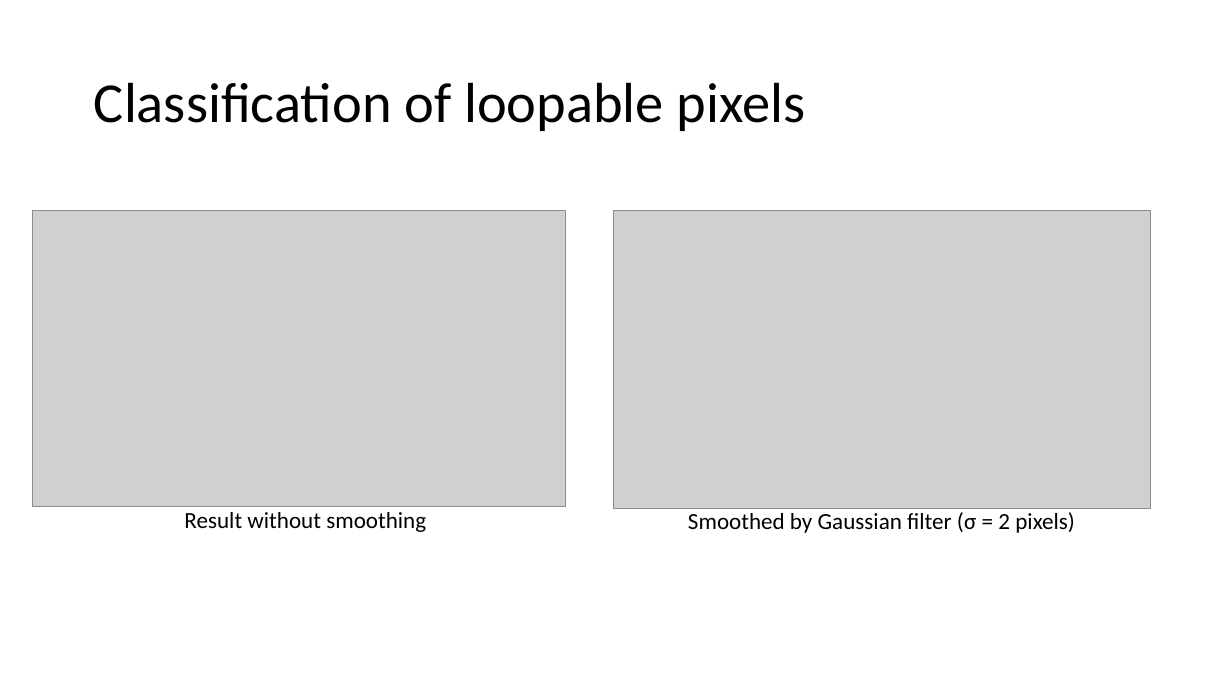
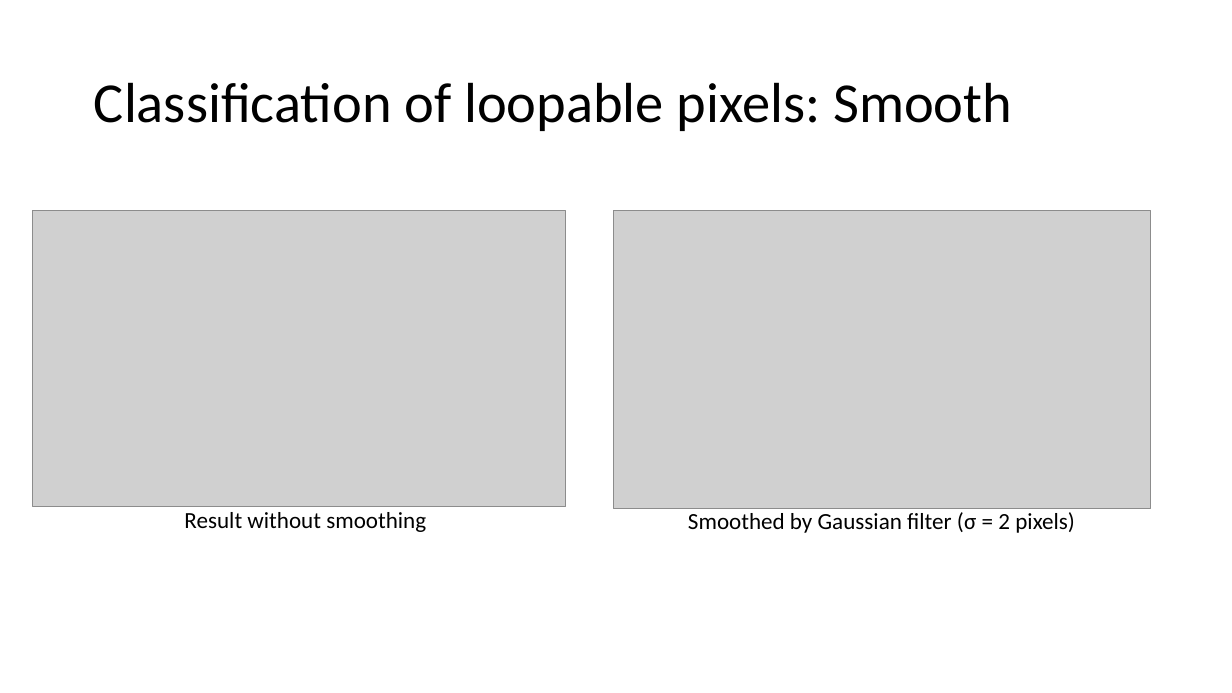
Before and after one commit to pierre0218/VideoLoop, a slide deck: slide 12 of VC_final_project.pptx (slide 7 before the commit). Drawn at 1232x693 pixels with LibreOffice and Linux fonts; fonts in the diff are those of the drawing; grey boxes stand for pictures. Boxes give left, top, right and bottom in pixels: in the first picture for what was removed or moved away, otherwise in the second. Text is boxed around its words. In the diff, an @@ line names an element or a change of style, - is before the commit and + after.

```diff
--- a/VC_final_project.pptx
+++ b/VC_final_project.pptx
@@ title at (94, 82, 1012, 131): text changed @@
-Classification of loopable pixels
+Classification of loopable pixels: Smooth
```
Also in this commit, not shown: 7 other slides changed, 8 slides added, 2 slides removed.
